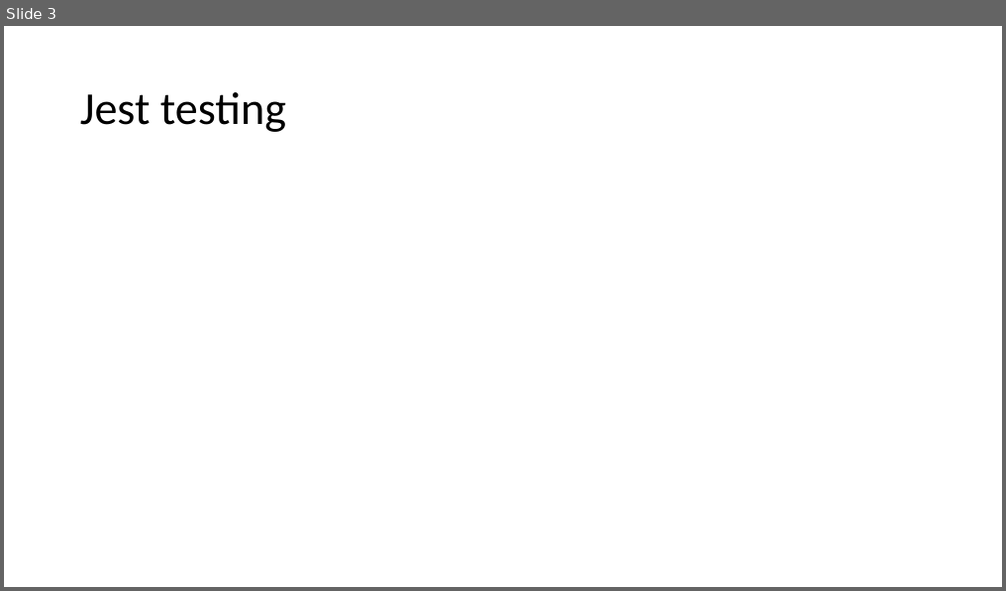
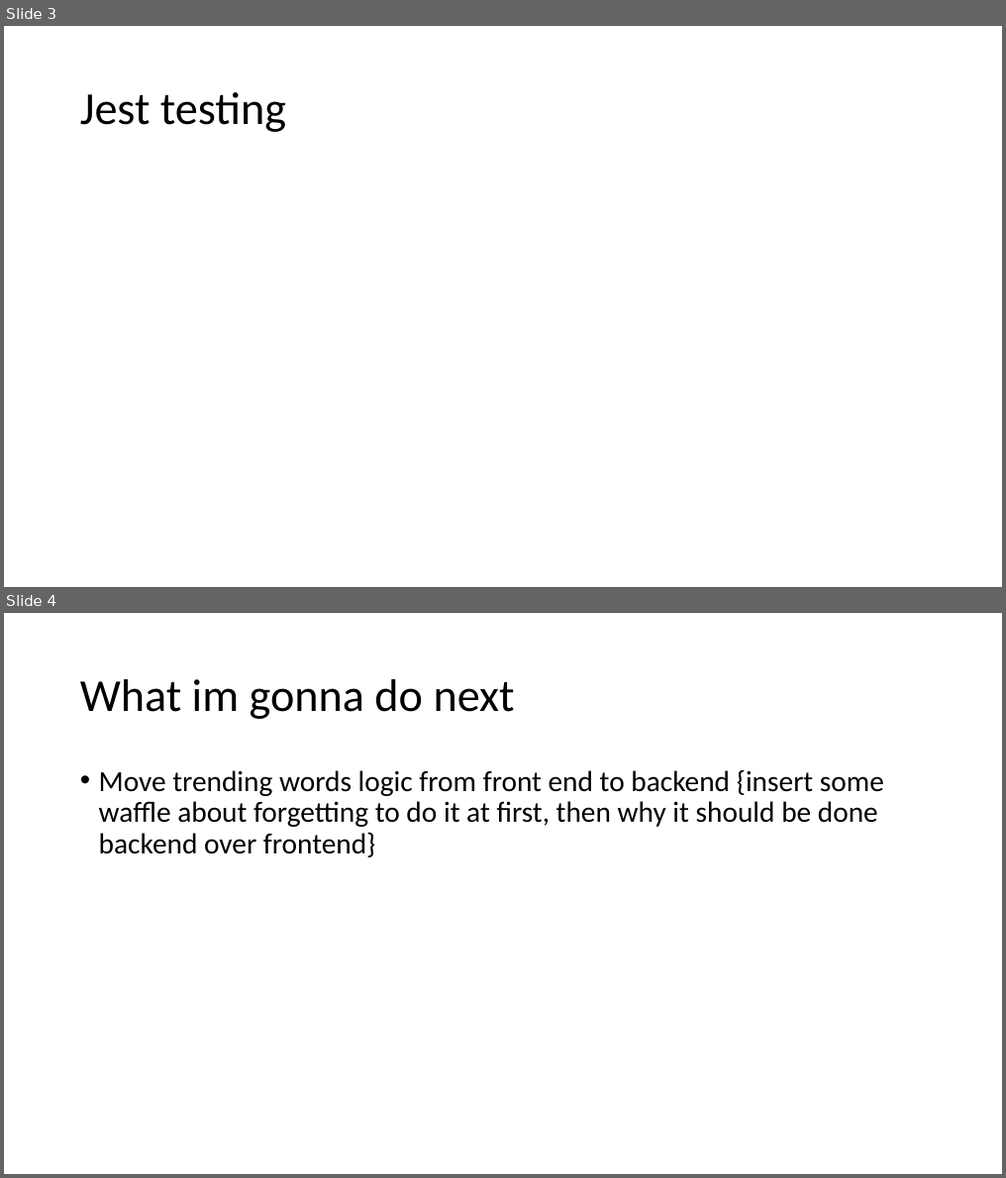
Before and after one commit to nmcc1212/TSI, a slide deck: Docs/new pres.pptx. Shown one above the other, each under a label of ours: slide 3 before the commit, slides 3 and 4 after it. The pictures are 1006x591 and 1006x1178 pixels, drawn with LibreOffice and Linux fonts; fonts in the diff are those of the drawing. Boxes give left, top, right and bottom in pixels: in the first picture for what was removed or moved away, otherwise in the second. Text is boxed around its words. In the diff, an @@ line names an element or a change of style, - is before the commit and + after.

```diff
--- a/Docs/new pres.pptx
+++ b/Docs/new pres.pptx
@@ slide 4 added at [4, 613, 1002, 1174], background #FFFFFF @@
@@ title added at [80, 679, 515, 719], 44 pt, text #000000 @@
+What im gonna do next
@@ text added at [99, 769, 884, 858], 28 pt, text #000000 @@
+• Move trending words logic from front end to backend {insert some waffle about forgetting to do it at first, then why it should be done backend over frontend}
```
Also in this commit, not shown: 11 other files.
